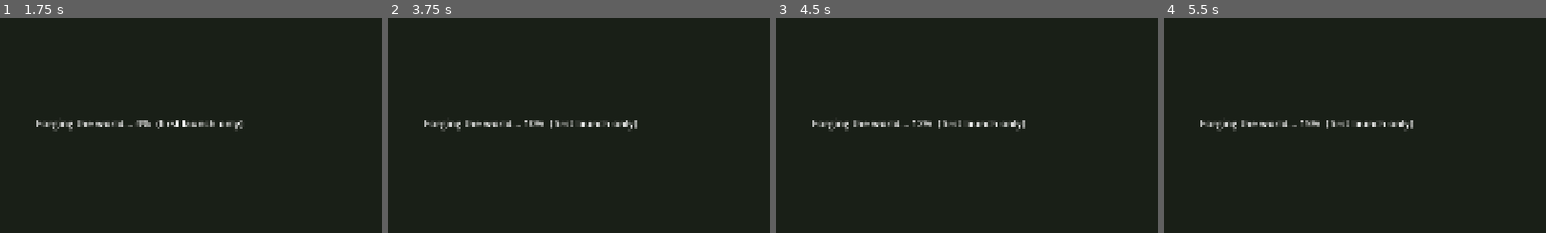
Above: before the commit, frames 1-4 (left to right).
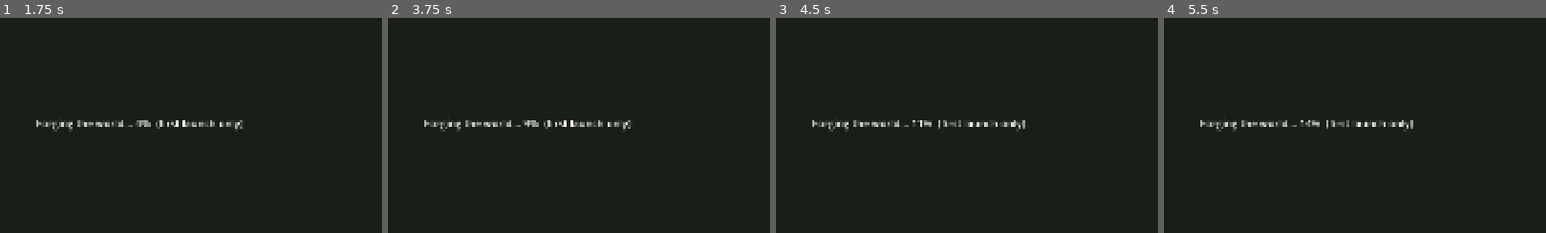
Above: after the commit, the same moments.

Repository: idlecat/era_of_savagery
Game: Godot game, scene res://main.tscn
The game is run twice, just before and just after one commit, with the same random seed, the same clock (stepped at 60 frames per second) and the same inputs.
Inputs (mouse positions are % of the whole screen's width and height, from its top left):
- Up to frame 1 (1.75 s): tap Enter at 0.5 s; move the mouse to (72, 45) at 0.52 s; hold D 0.53-1.25 s; hold Shift 0.53-1.25 s; click (72, 45) at 0.67 s; tap Space at 0.77, 1.07, 1.25 s; drag from (30, 55) to (45, 70) at 1.27 s
- Up to frame 2 (3.75 s): tap Enter at 2, 3.5 s; move the mouse to (60, 28) at 2.02 s; hold D 2.03-2.75 s; tap F at 2.1 s; tap Space at 2.75 s; drag from (45, 70) to (20, 35) at 2.77 s; move the mouse to (80, 65) at 3.52 s; hold A from 3.53 s (still down); tap 2 at 3.6 s
- Up to frame 3 (4.5 s): tap Space at 3.77, 4.07, 4.25 s; release A at 4.25 s; drag from (20, 35) to (35, 25) at 4.27 s
- Up to frame 4 (5.5 s): move the mouse to (55, 50) at 5.02 s; hold S from 5.03 s (still down); tap 4 at 5.1 s; click (55, 50) at 5.17 s
The pictures show only the part of the screen within x 45-95%, y 27-77%; the shares and areas given below are measured in that part.

Frame 1 is identical in both runs. In frame 2, 0.7% of the frame differs, in the area x 35-66%, y 47-53%; in frame 3, less than 0.1%; in frame 4, less than 0.1%.

Commit message:
Varied terrain: forest floors, dirt and rock patches, meadows, ground cover, outcrops
- Terrain map biomes: leaf-litter forest floors from real tree density,
  dirt and rocky patches, flower meadows, lush riverbanks
- ~3000 baked ground-cover sprites placed by biome (reeds and cattails on
  the banks, ferns in forests, flowers in meadows, pebbles, grass), with
  snow variants; decor chunks redraw when the snow comes
- 12 layered rock outcrops in the wilds, y-sorted (ART_VERSION 12)

Co-Authored-By: Claude Opus 5.5 <noreply@anthropic.com>

Diff:
--- a/scripts/art_baker.gd
+++ b/scripts/art_baker.gd
@@ -11,7 +11,7 @@
 
 signal progress(done: int, total: int)
 
-const ART_VERSION := 11
+const ART_VERSION := 12
 const BAKE_SCALE := 2.0
 const PPU := 1.06066 * BAKE_SCALE
 const CACHE_DIR := "user://art_cache_v%d" % ART_VERSION
@@ -290,6 +290,15 @@
 		jobs.append({"key": "cave" + sfx, "size": 224, "lift": 14.0, "build": _mound.bind(false, snowy)})
 		jobs.append({"key": "stones" + sfx, "size": 224, "lift": 12.0, "build": _stones.bind(snowy)})
 		jobs.append({"key": "peak" + sfx, "size": 320, "lift": 45.0, "build": _peak.bind(snowy)})
+	# ground cover
+	for snowy in [false, true]:
+		var sfx := "_snow" if snowy else ""
+		for v in 3: jobs.append({"key": "grass_%d%s" % [v, sfx], "size": 64, "lift": 3.0, "build": _grass.bind(v, snowy)})
+		for v in 3: jobs.append({"key": "flower_%d%s" % [v, sfx], "size": 64, "lift": 3.0, "build": _flowers.bind(v, snowy)})
+		for v in 2: jobs.append({"key": "fern_%d%s" % [v, sfx], "size": 64, "lift": 3.0, "build": _fern.bind(v, snowy)})
+		for v in 2: jobs.append({"key": "reeds_%d%s" % [v, sfx], "size": 80, "lift": 7.0, "build": _reeds.bind(v, snowy)})
+		jobs.append({"key": "pebbles" + sfx, "size": 64, "lift": 1.0, "build": _pebbles.bind(snowy)})
+		for v in 3: jobs.append({"key": "outcrop_%d%s" % [v, sfx], "size": 288, "lift": 16.0, "build": _outcrop.bind(v, snowy)})
 	# construction sites: round / rectangular footprints, 3 sizes, 4 stages
 	for shape in ["round", "rect"]:
 		for size in SITE_SIZES:
@@ -594,6 +603,88 @@
 	mi(root, cyl(1.4, 1.4, 16, 7), lg, Vector3(0, 2, 0), Vector3(0, 30, 80))
 	mi(root, cyl(1.4, 1.4, 16, 7), lg, Vector3(0, 2.6, 0), Vector3(0, -40, 80))
 	mi(root, cyl(1.3, 1.3, 14, 7), lg, Vector3(0, 3.2, 0), Vector3(0, 95, 80))
+	return root
+
+# ---- ground cover
+func _grass(v: int, snowy: bool) -> Node3D:
+	var root := Node3D.new()
+	var rng := RandomNumberGenerator.new()
+	rng.seed = 500 + v
+	var greens := [Color("#6a8f3a"), Color("#587f33"), Color("#7a9a44")]
+	for i in 9 + v * 3:
+		var a := rng.randf() * TAU
+		var d := rng.randf_range(0, 3.2)
+		var h := rng.randf_range(3.5, 7.0)
+		var blade := mat(greens[i % 3], "fine", 0.4, Vector3.ONE, 0.3, 0.7 if snowy else 0.0)
+		mi(root, cyl(0.0, 0.45, h, 4), blade, Vector3(cos(a) * d, h / 2, sin(a) * d), Vector3(rng.randf_range(-25, 25), 0, rng.randf_range(-25, 25)))
+	return root
+
+func _flowers(v: int, snowy: bool) -> Node3D:
+	var root := _grass(v + 10, snowy)
+	var col: Color = [Color("#f0d24a"), Color("#e07a9a"), Color("#f2f2ee")][v]
+	var rng := RandomNumberGenerator.new()
+	rng.seed = 600 + v
+	for i in 5:
+		var p := Vector3(rng.randf_range(-3, 3), rng.randf_range(4.5, 6.5), rng.randf_range(-3, 3))
+		mi(root, cyl(0.15, 0.15, p.y, 4), mat(Color("#4f7a30"), "fine"), Vector3(p.x, p.y / 2, p.z))
+		mi(root, sph(0.9, 6, 4), mat(col, "fine", 0.4, Vector3.ONE, 0.15), p)
+	return root
+
+func _fern(v: int, snowy: bool) -> Node3D:
+	var root := Node3D.new()
+	var col := Color("#3f6f30") if v == 0 else Color("#4a7a36")
+	for i in 7:
+		var a := i * TAU / 7 + v * 0.4
+		var frond := mi(root, sph(3.2, 6, 4), mat(col, "fine", 0.35, Vector3.ONE, 0.45, 0.7 if snowy else 0.0), Vector3(cos(a) * 3.0, 2.2, sin(a) * 3.0), Vector3(0, -rad_to_deg(a), 0), Vector3(1.8, 0.35, 0.6))
+		frond.rotation_degrees.z = 25.0
+	return root
+
+func _reeds(v: int, snowy: bool) -> Node3D:
+	var root := Node3D.new()
+	var rng := RandomNumberGenerator.new()
+	rng.seed = 700 + v
+	var stalk := mat(Color("#6e8a3a"), "streak", 0.4, Vector3(1, 4, 1), 0.3, 0.5 if snowy else 0.0)
+	var head := mat(Color("#5a3a22"), "fine", 0.4, Vector3.ONE, 0.3)
+	for i in 12:
+		var p := Vector3(rng.randf_range(-4, 4), 0, rng.randf_range(-4, 4))
+		var h := rng.randf_range(9, 15)
+		var tilt := Vector3(rng.randf_range(-8, 8), 0, rng.randf_range(-8, 8))
+		mi(root, cyl(0.15, 0.3, h, 4), stalk, p + Vector3(0, h / 2, 0), tilt)
+		if i % 3 == 0: mi(root, cap(0.6, 3.2), head, p + Vector3(0, h - 1.0, 0), tilt)
+	for i in 5: mi(root, cyl(0.0, 0.5, 7, 4), stalk, Vector3(rng.randf_range(-4, 4), 3, rng.randf_range(-4, 4)), Vector3(rng.randf_range(-30, 30), 0, rng.randf_range(-30, 30)))
+	return root
+
+func _pebbles(snowy: bool) -> Node3D:
+	var root := Node3D.new()
+	var rng := RandomNumberGenerator.new()
+	rng.seed = 800
+	for i in 6:
+		mi(root, sph(rng.randf_range(0.8, 1.8), 6, 4), mat([Color("#8b877d"), Color("#9e9a90"), Color("#77736a")][i % 3], "coarse", 0.3, Vector3.ONE, 0.5, 0.6 if snowy else 0.0),
+			Vector3(rng.randf_range(-4, 4), 0.5, rng.randf_range(-4, 4)), Vector3.ZERO, Vector3(1, 0.6, 1))
+	return root
+
+## Large layered rock formation for the wilds.
+func _outcrop(v: int, snowy: bool) -> Node3D:
+	var root := Node3D.new()
+	var rng := RandomNumberGenerator.new()
+	rng.seed = 900 + v
+	var tones := [Color("#8a8276"), Color("#7a7266"), Color("#968e80")]
+	for layer in 4:
+		var y := layer * 7.0
+		var r := 34.0 - layer * 7.0 + rng.randf_range(-3, 3)
+		for i in 3 + layer:
+			var a := rng.randf() * TAU
+			var off := Vector3(cos(a), 0, sin(a)) * rng.randf_range(0, r * 0.4)
+			var sz := Vector3(rng.randf_range(r * 0.7, r * 1.2), 8.0, rng.randf_range(r * 0.5, r * 0.9))
+			mi(root, box(sz), mat(tones[(layer + i) % 3], "coarse", 0.08, Vector3(1, 0.3, 1), 0.6, 0.8 if snowy else 0.0), off + Vector3(0, y + 4, 0), Vector3(rng.randf_range(-6, 6), rng.randf_range(0, 180), rng.randf_range(-6, 6)))
+	for i in 8: # fallen boulders and scrub at the foot
+		var a := rng.randf() * TAU
+		mi(root, sph(rng.randf_range(2.5, 5), 6, 4), mat(tones[i % 3], "coarse", 0.15, Vector3.ONE, 0.5, 0.6 if snowy else 0.0), Vector3(cos(a) * 38, 1.5, sin(a) * 30), Vector3(0, rng.randf() * 90, 0), Vector3(1, 0.7, 1))
+	for i in 5:
+		var a := rng.randf() * TAU
+		var g := _grass(i, snowy)
+		g.position = Vector3(cos(a) * 30, 0, sin(a) * 26)
+		root.add_child(g)
 	return root
 
 # ---- construction sites
--- a/scripts/world_view.gd
+++ b/scripts/world_view.gd
@@ -135,6 +135,13 @@
 	var fine := FastNoiseLite.new()
 	fine.seed = 11
 	fine.frequency = 0.05
+	var soil := FastNoiseLite.new() # dirt and rocky patches
+	soil.seed = 23
+	soil.frequency = 0.004
+	var meadow := FastNoiseLite.new() # flower meadows
+	meadow.seed = 31
+	meadow.frequency = 0.003
+	forest_map = _forest_density()
 	var w := int(D.W / TEX_SCALE)
 	var h := int(D.H / TEX_SCALE)
 	var img := Image.create(w, h, false, Image.FORMAT_RGBA8)
@@ -171,9 +178,17 @@
 				var dv := p.distance_to(D.VILLAGE)
 				if dv < 170:
 					c = c.lerp(dirt.lerp(dirt.darkened(0.15), f), clampf((170 - dv) / 110.0, 0, 0.85) * (0.6 + 0.4 * n))
-				if not east and n > 0.72: c = c.lerp(Color("#879b4a"), (n - 0.72) * 2.0)
+				var m := meadow.get_noise_2dv(p) * 0.5 + 0.5
+				var so := soil.get_noise_2dv(p) * 0.5 + 0.5
+				var fd := _forest_at(p)
+				if not east and m > 0.62: c = c.lerp(Color("#93a64e"), clampf((m - 0.62) * 3.0, 0, 0.6))
+				if so > 0.7: c = c.lerp(Color("#7d6a48").lerp(Color("#6a5c40"), f), clampf((so - 0.7) * 4.0, 0, 0.75))
+				elif so < 0.22: c = c.lerp(Color("#7a7466").lerp(Color("#8a857a"), f), clampf((0.22 - so) * 4.0, 0, 0.6))
+				if fd > 0.05: c = c.lerp(Color("#3d4a28").lerp(Color("#4a4026"), f), clampf(fd * 0.8, 0, 0.7)) # forest floor and leaf litter
+				if dx < D.RIVER_HALF + 50: c = c.lerp(Color("#4f6a32"), clampf((D.RIVER_HALF + 50 - dx) / 40.0, 0, 0.5)) # lush riverbank
 			img.set_pixel(i, j, c)
 	terrain_tex = ImageTexture.create_from_image(img)
+	_place_ground_cover()
 	var mini := img.duplicate() # minimap: same colours without the type data in alpha
 	mini.convert(Image.FORMAT_RGB8)
 	minimap_tex = ImageTexture.create_from_image(mini)
@@ -182,15 +197,6 @@
 	_refresh_fog()
 	wear_img = Image.create(maxi(sim.wear_w, 1), maxi(sim.wear_h, 1), false, Image.FORMAT_RGBA8)
 	wear_tex = ImageTexture.create_from_image(wear_img)
-	for i in 2000:
-		var p := Vector2(randf() * D.W, randf() * D.H)
-		if absf(p.x - D.river_x(p.y)) < D.RIVER_HALF + 14: continue
-		var east := D.bank_of(p) == "east"
-		var r := randf()
-		var kind := "tuft"
-		if r < 0.06: kind = "rock"
-		elif r < 0.12 and not east: kind = "flower"
-		decor.append({"p": p, "east": east, "kind": kind, "tall": east and randf() < 0.7, "c": randf_range(-0.05, 0.05), "s": randf_range(0.7, 1.3)})
 	decor.sort_custom(func(a, b): return a["p"].x + a["p"].y < b["p"].x + b["p"].y)
 
 # ------------------------------------------------------------ frame
@@ -231,6 +237,72 @@
 
 ## Fog of war as a tiny texture (one texel per fog cell), drawn through the iso transform
 ## with linear filtering so the edges are soft: black = unexplored, dim = explored, clear = in sight.
+## Tree density on a coarse grid (0..1), smoothed: darkens forest floors, places ferns.
+var forest_map: Image
+func _forest_density() -> Image:
+	var cell := 60.0
+	var gw := ceili(D.W / cell)
+	var gh := ceili(D.H / cell)
+	var img := Image.create(gw, gh, false, Image.FORMAT_RF)
+	var counts := {}
+	for n in sim.nodes:
+		if n.kind != "tree": continue
+		var k := Vector2i(int(n.pos.x / cell), int(n.pos.y / cell))
+		counts[k] = counts.get(k, 0) + 1
+	for k in counts: img.set_pixel(k.x, k.y, Color(minf(1.0, counts[k] / 3.0), 0, 0))
+	img.resize(gw * 4, gh * 4, Image.INTERPOLATE_CUBIC)
+	return img
+
+func _forest_at(p: Vector2) -> float:
+	var x := clampi(int(p.x / D.W * forest_map.get_width()), 0, forest_map.get_width() - 1)
+	var y := clampi(int(p.y / D.H * forest_map.get_height()), 0, forest_map.get_height() - 1)
+	return clampf(forest_map.get_pixel(x, y).r, 0.0, 1.0)
+
+## Ground cover chosen by biome: reeds on the banks, ferns in forests, flowers in
+## meadows, pebbles on rocky ground, grass everywhere; a few rock outcrops in the wilds.
+var outcrops: Array = [] # [{p, v}]
+func _place_ground_cover() -> void:
+	var meadow := FastNoiseLite.new()
+	meadow.seed = 31
+	meadow.frequency = 0.003
+	var soil := FastNoiseLite.new()
+	soil.seed = 23
+	soil.frequency = 0.004
+	var y := 0.0
+	while y < D.H: # reeds along both banks
+		y += randf_range(10, 22)
+		if D.is_ford(y) or D.is_ford(y + 30) or D.is_ford(y - 30): continue
+		for side in [-1, 1]:
+			if randf() < 0.75:
+				var p := Vector2(D.river_x(y) + side * (D.RIVER_HALF + randf_range(2, 22)), y)
+				decor.append({"p": p, "kind": "reeds", "v": randi() % 2, "s": randf_range(0.8, 1.2), "east": side > 0, "tall": false, "c": 0.0})
+	for i in 2600:
+		var p := Vector2(randf() * D.W, randf() * D.H)
+		if absf(p.x - D.river_x(p.y)) < D.RIVER_HALF + 14: continue
+		var east := D.bank_of(p) == "east"
+		var fd := _forest_at(p)
+		var m := meadow.get_noise_2dv(p) * 0.5 + 0.5
+		var so := soil.get_noise_2dv(p) * 0.5 + 0.5
+		var r := randf()
+		var kind := "tuft"
+		if fd > 0.35 and r < 0.55: kind = "fern"
+		elif so < 0.25 and r < 0.5: kind = "rock"
+		elif not east and m > 0.6 and r < 0.4: kind = "flower"
+		elif r < 0.04: kind = "rock"
+		elif r < 0.08 and not east: kind = "flower"
+		decor.append({"p": p, "east": east, "kind": kind, "v": randi() % 3, "tall": east and randf() < 0.7, "c": randf_range(-0.05, 0.05), "s": randf_range(0.75, 1.25)})
+	var tries := 0
+	while outcrops.size() < 12 and tries < 300:
+		tries += 1
+		var p := Vector2(randf_range(150, D.W - 150), randf_range(150, D.H - 150))
+		if p.distance_to(D.VILLAGE) < 700 or p.distance_to(D.EAST_SITE) < 450 or absf(p.x - D.river_x(p.y)) < 250: continue
+		var ok := true
+		for lm in D.LANDMARKS:
+			if p.distance_to(lm["pos"]) < 260: ok = false
+		for o in outcrops:
+			if p.distance_to(o["p"]) < 400: ok = false
+		if ok: outcrops.append({"p": p, "v": outcrops.size() % 3})
+
 ## Seamless noise used as terrain detail (tiles without seams, mipmapped for distance).
 func _noise_tex(seed_v: int, freq: float, type: int, octaves: int) -> ImageTexture:
 	var n := FastNoiseLite.new()
@@ -618,6 +690,15 @@
 func _draw_decor(d: Dictionary) -> void:
 	var p := iso(d["p"])
 	var s: float = d["s"]
+	var sk := ""
+	match d["kind"]:
+		"tuft": sk = "grass_%d" % (d.get("v", 0) % 3)
+		"flower": sk = "flower_%d" % (d.get("v", 0) % 3)
+		"fern": sk = "fern_%d" % (d.get("v", 0) % 2)
+		"reeds": sk = "reeds_%d" % (d.get("v", 0) % 2)
+		"rock": sk = "pebbles"
+	if sk != "" and _sprite(sk + _snowy(), p, s): return
+	if d["kind"] in ["fern", "reeds"]: return
 	match d["kind"]:
 		"rock":
 			_ell(p + Vector2(3, 1), 7 * s, 3 * s, SHADOW)
@@ -1564,6 +1645,8 @@
 		6: _draw_landmark(obj)
 		7:
 			for d in obj: _draw_decor(d)
+		8:
+			_sprite("outcrop_%d%s" % [obj["v"], _snowy()], iso(obj["p"]))
 
 func _item(key: String, kind: int, obj, pos: Vector2, dynamic: bool, parent: Node2D = null) -> Item:
 	var it: Item = items.get(key)
@@ -1590,6 +1673,16 @@
 
 func _sync_items() -> void:
 	var seen := {}
+	var snow_sig := 1 if sim.hz.snow > 0.5 else 0
+	for key in items:
+		if key.begins_with("d"): _touch(items[key], snow_sig)
+	for i in outcrops.size():
+		var o: Dictionary = outcrops[i]
+		var key := "o%d" % i
+		seen[key] = true
+		var it := _item(key, 8, o, iso(o["p"]), false)
+		it.visible = sim.is_explored(o["p"])
+		_touch(it, snow_sig)
 	for n in sim.nodes:
 		var key := "n%d" % n.id
 		seen[key] = true
